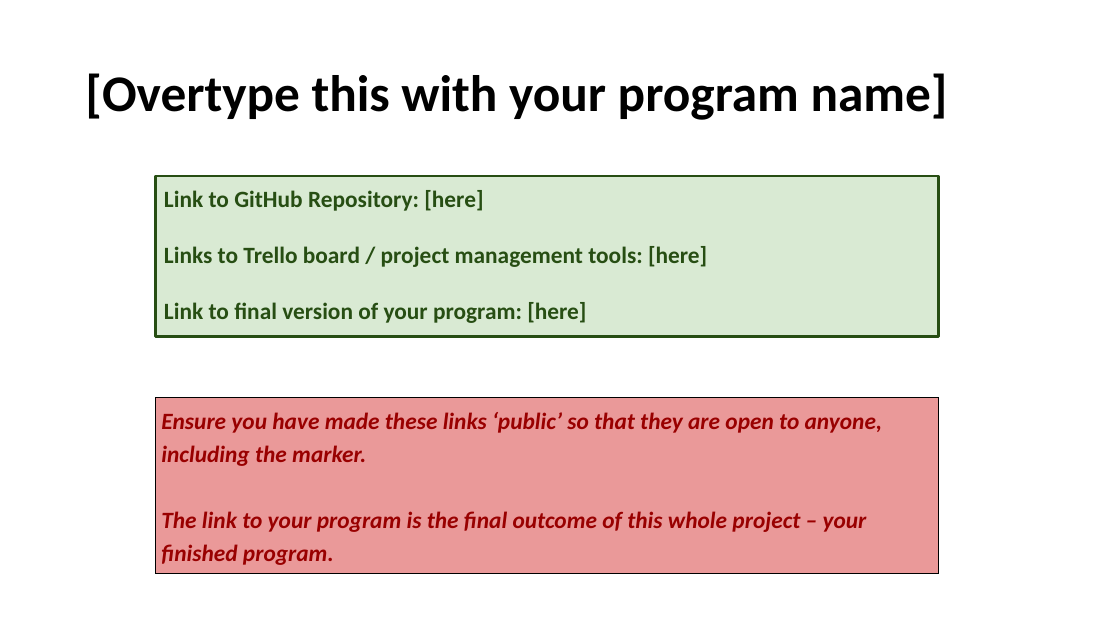
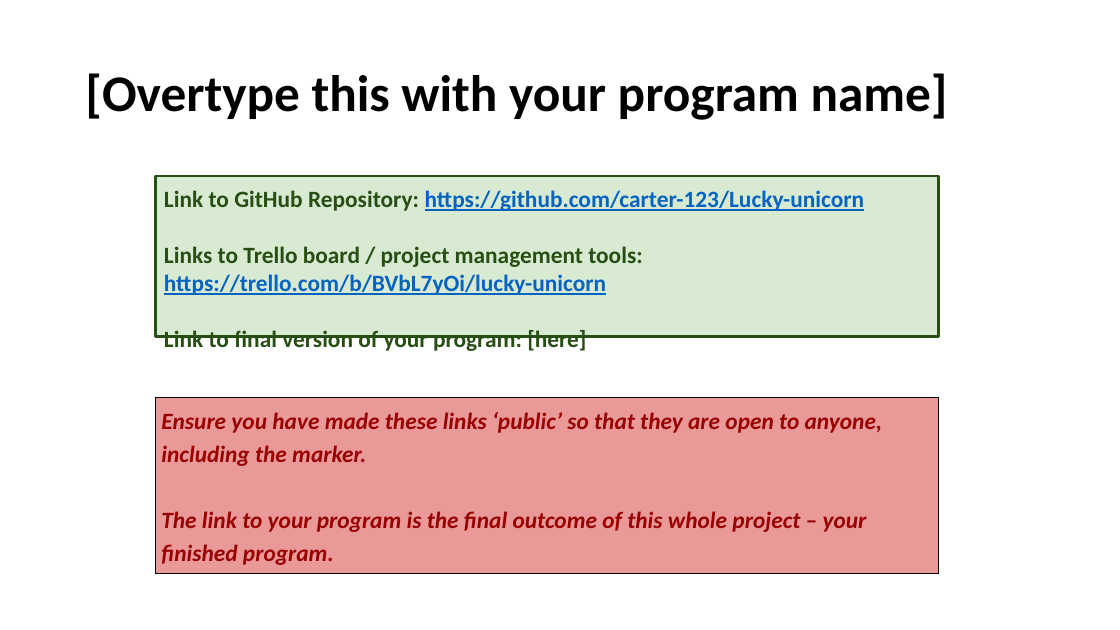
Before and after one commit to carter-123/Lucky-unicorn, a slide deck: slide 2 of Lucky unicorn.pptx. Drawn at 1120x630 pixels with LibreOffice and Linux fonts; fonts in the diff are those of the drawing. Boxes give left, top, right and bottom in pixels: in the first picture for what was removed or moved away, otherwise in the second. Text is boxed around its words. In the diff, an @@ line names an element or a change of style, - is before the commit and + after.

Commit message:
update

```diff
--- a/Lucky unicorn.pptx
+++ b/Lucky unicorn.pptx
@@ text in rectangle at (x1=164, y1=190, x2=865, y2=295): text changed; text colour #274E13 to #0563C1 @@
-Link to GitHub Repository: [here]
-Links to Trello board / project management tools: [here]
+Link to GitHub Repository: https://github.com/carter-123/Lucky-unicorn
+Links to Trello board / project management tools: https://trello.com/b/BVbL7yOi/lucky-unicorn
```
